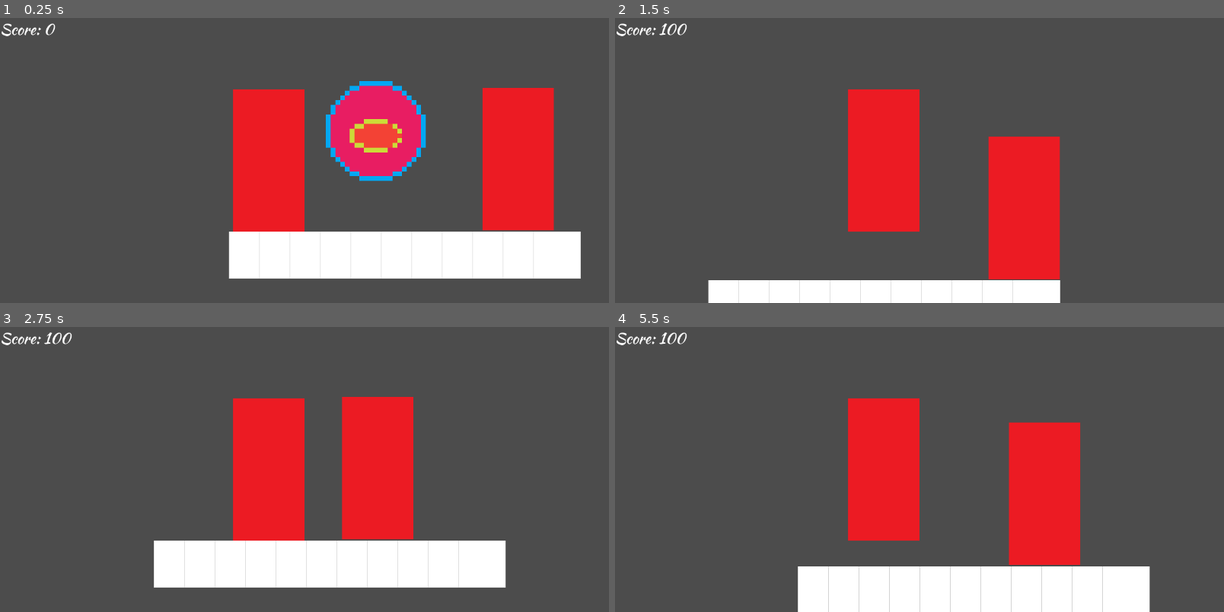
Above: before the commit, frames 1-4 (two rows, left to right).
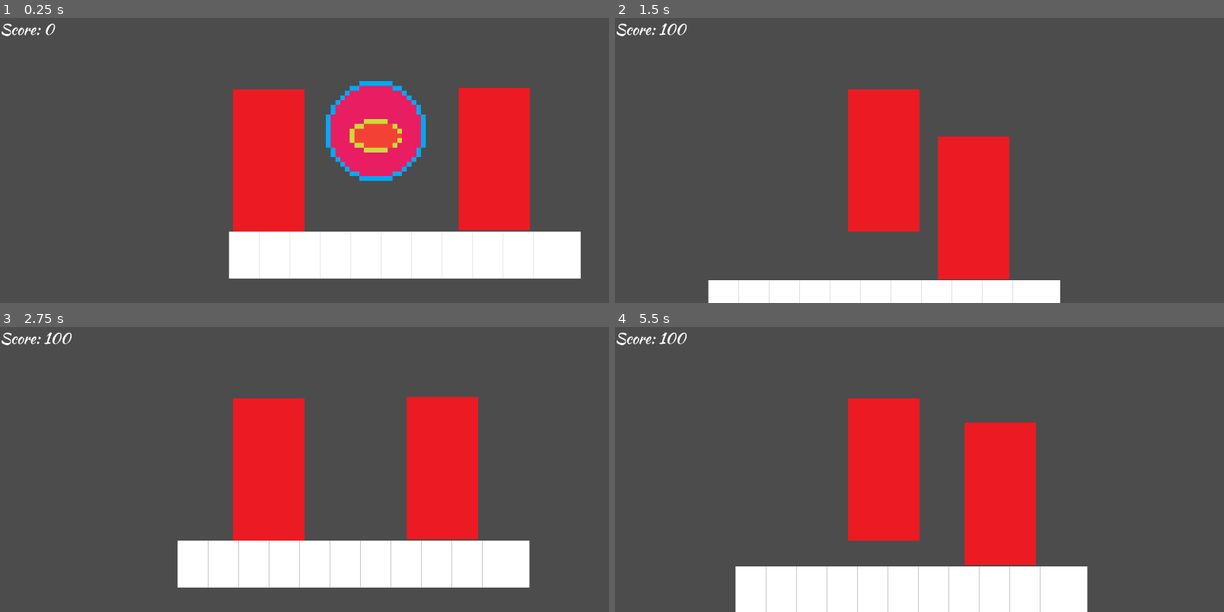
Above: after the commit, the same moments.

Repository: nateslagter/Ninja-Man-Quest-for-the-Shuriken
Game: Godot game, scene res://src/levels/testLevel.tscn
Same seed, same stepped clock (60 frames per second), same inputs: the game is played once before the commit and once after it.
Inputs:
- Up to frame 1 (0.25 s): no input
- Up to frame 2 (1.5 s): hold Right (move_right) from 0.53 s (still down); tap Space (jump) at 0.77 s
- Up to frame 3 (2.75 s): tap Space (jump) at 1.52 s; release Right (move_right) at 2.03 s; hold Left (move_left) from 2.03 s (still down)
- Up to frame 4 (5.5 s): release Left (move_left) at 2.78 s; hold Right (move_right) 2.78-4.28 s; tap Space (jump) at 3.02, 3.77, 4.52 s; hold Left (move_left) 4.28-5.03 s; hold Right (move_right) from 5.03 s (still down)

The runs differ from the first frame. In frame 1, 4.0% of the frame differs, in the area x 75-91%, y 24-75%; in frame 2, 8.4%; in frame 3, 12%, in the area x 25-87%, y 24-92%; in frame 4, 11%.

Commit message:
Move boss every ten seconds

Diff:
--- a/src/actors/Boss.gd
+++ b/src/actors/Boss.gd
@@ -5,12 +5,20 @@
 
 var velocity := Vector2(200,0)
 var switch_velocity = 200
+var moving := false
 
 func _physics_process(delta : float) -> void:
-	if position.x > initial_pos.x + 200:
-		velocity = Vector2(-switch_velocity,0)
-		scale.x *= -1
-	elif position.x < initial_pos.x - 200:
-		velocity = Vector2(switch_velocity,0)
-		scale.x *= -1
-	var _ignored = move_and_slide(velocity,Vector2(0,-1))
+	if moving:
+		if position.x > initial_pos.x + 200:
+			velocity = Vector2(-switch_velocity,0)
+			scale.x *= -1
+			moving = false
+		elif position.x < initial_pos.x - 200:
+			velocity = Vector2(switch_velocity,0)
+			scale.x *= -1
+			moving = false
+		var _ignored = move_and_slide(velocity,Vector2(0,-1))
+
+
+func _on_MoveTimer_timeout():
+	moving = true
--- a/src/actors/Boss.tscn
+++ b/src/actors/Boss.tscn
@@ -14,3 +14,9 @@
 
 [node name="CollisionShape2D" type="CollisionShape2D" parent="."]
 shape = SubResource( 1 )
+
+[node name="MoveTimer" type="Timer" parent="."]
+wait_time = 10.0
+autostart = true
+
+[connection signal="timeout" from="MoveTimer" to="." method="_on_MoveTimer_timeout"]
